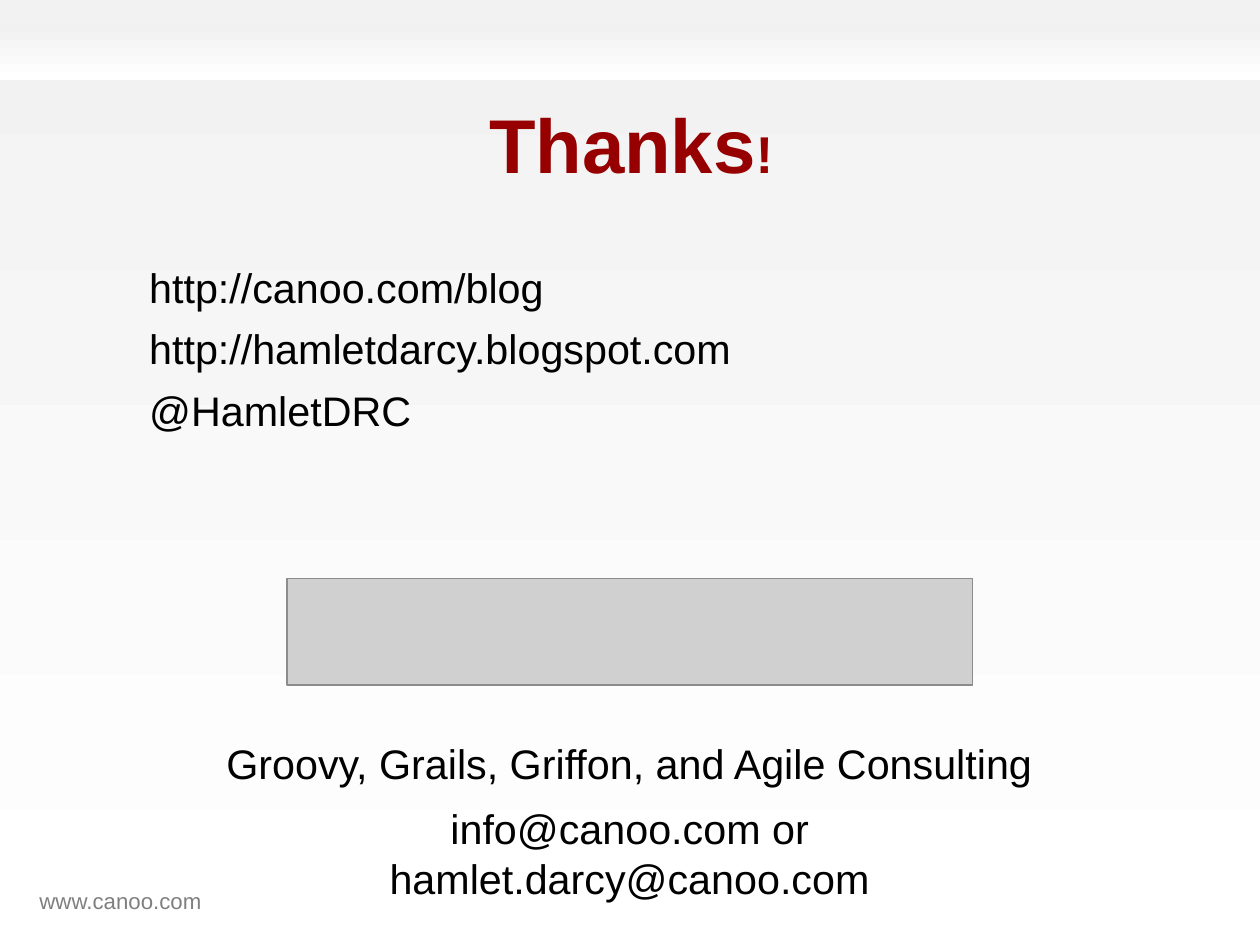
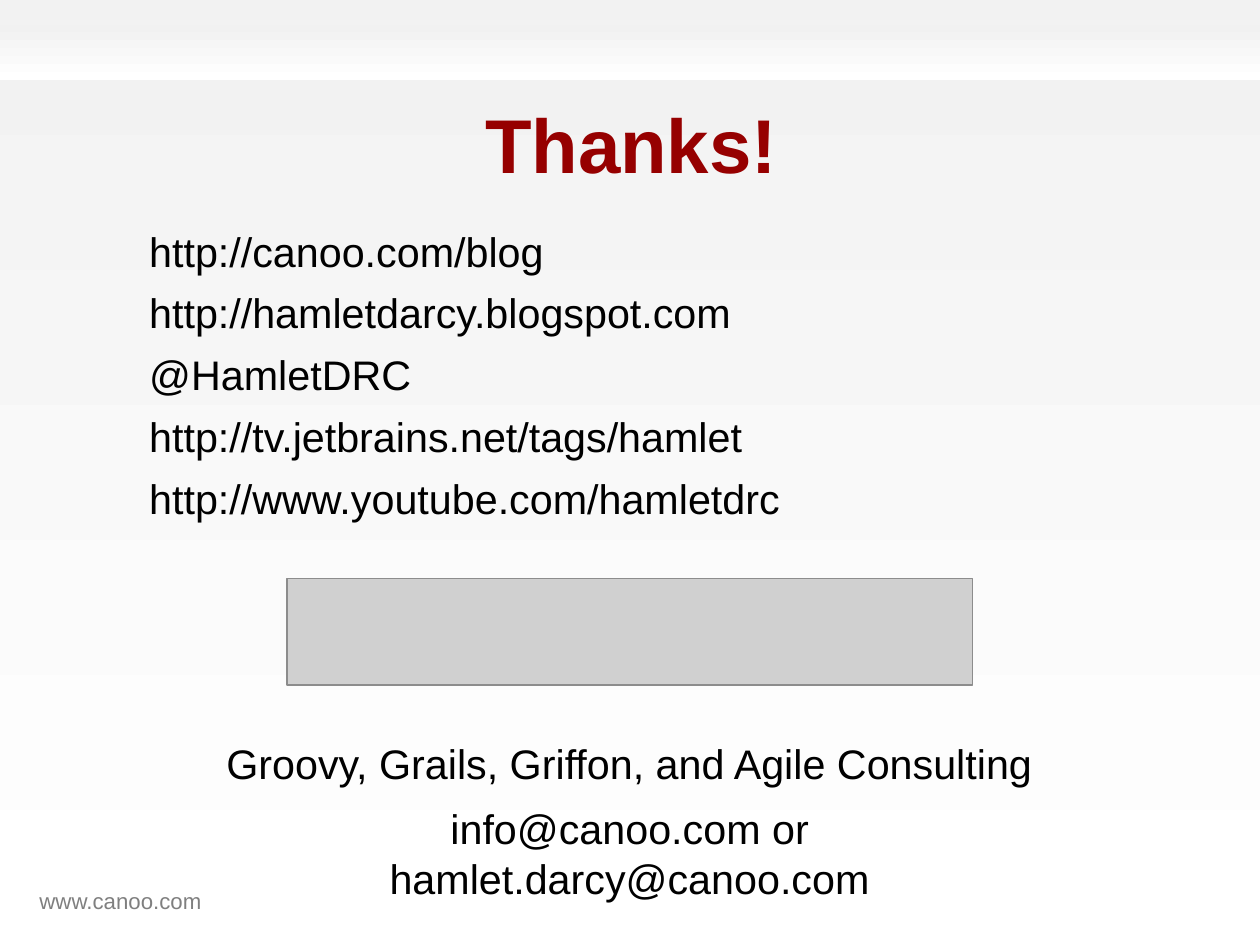
Before and after one commit to HamletDRC/presentations, a slide deck: slide 106 of effectivegroovy/effectivegroovy_gr82011.odp (slide 59 before the commit). Drawn at 1260x945 pixels with LibreOffice and Linux fonts; fonts in the diff are those of the drawing; grey boxes stand for pictures; background and template pictures are left out. Boxes give left, top, right and bottom in pixels: in the first picture for what was removed or moved away, otherwise in the second. Text is boxed around its words. In the diff, an @@ line names an element or a change of style, - is before the commit and + after.

```diff
--- a/effectivegroovy/effectivegroovy_gr82011.odp
+++ b/effectivegroovy/effectivegroovy_gr82011.odp
@@ title "Thanks!" at box(485, 117, 777, 174): size 32.6 to 48 pt in "Thanks!" @@
@@ text "http://canoo.com/blog": place and size @@
-text "http://canoo.com/blog" at box(149, 273, 731, 432)
+text "http://canoo.com/blog" at box(149, 237, 779, 522)
@@ text at box(149, 422, 779, 522): paragraphs added @@
+http://tv.jetbrains.net/tags/hamlet
+http://www.youtube.com/hamletdrc
```
Also in this commit, not shown: 6 other slides changed, 49 slides added, 2 slides removed, 7 other files.
